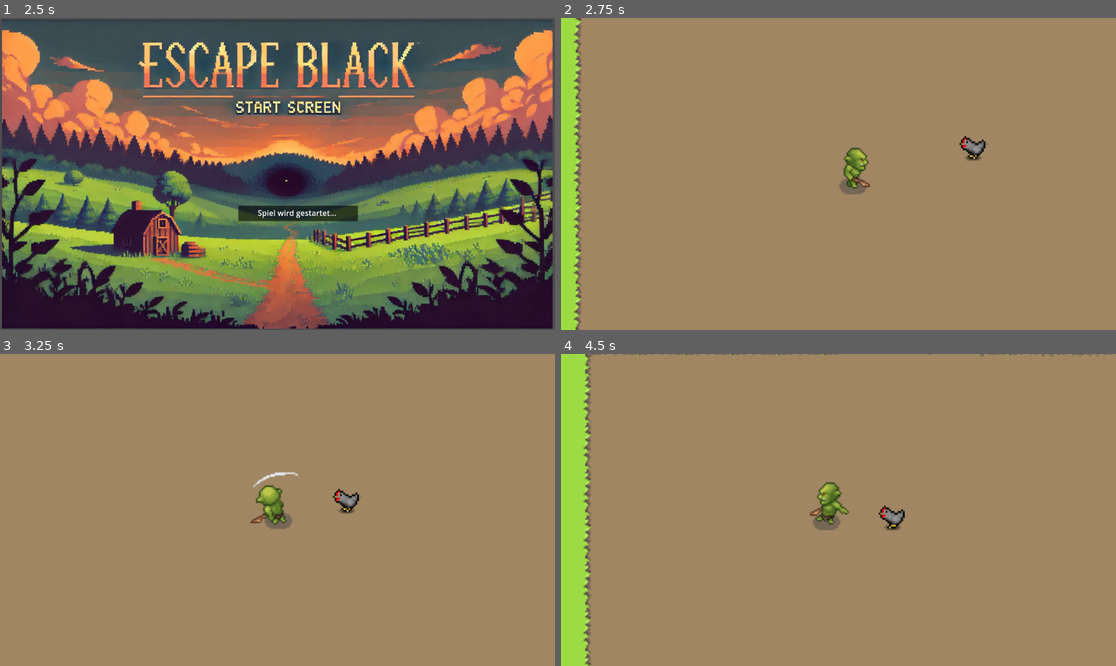
Above: before the commit, frames 1-4 (two rows, left to right).
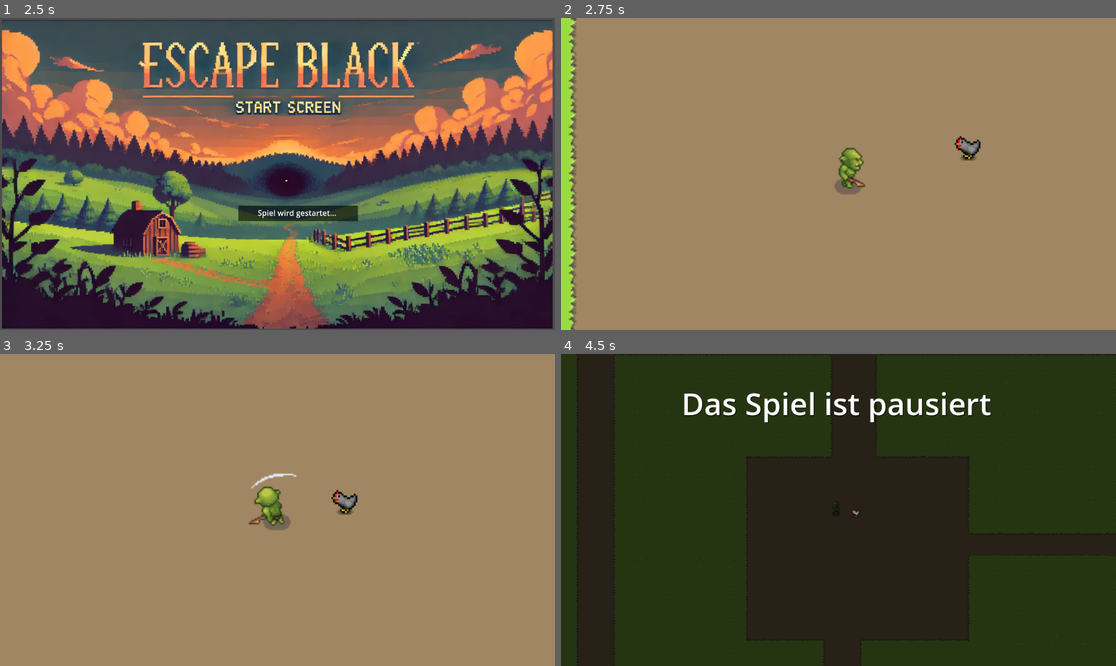
Above: after the commit, the same moments.

Repository: Ukkulleli/Escape-Black
Game: Godot game, scene res://start_screen.tscn
Same seed, same stepped clock (60 frames per second), same inputs: the game is played once before the commit and once after it.
Inputs:
- Up to frame 1 (2.5 s): tap Enter at 0.5, 2 s; hold D (right) 0.53-1.28 s; hold Space (attack) 0.53-1.28 s; hold S (down) 1.28-2.03 s; tap Space (attack) at 1.35 s; hold D (right) from 2.03 s (still down); hold Space (attack) from 2.03 s (still down)
- Up to frame 2 (2.75 s): keep holding D (right); keep holding Space (attack)
- Up to frame 3 (3.25 s): release D (right) at 2.78 s; release Space (attack) at 2.78 s; hold Up (up) from 2.78 s (still down); tap Space (attack) at 2.85 s
- Up to frame 4 (4.5 s): release Up (up) at 3.53 s; hold Space (attack) 3.53-4.28 s; hold A (left) from 3.53 s (still down); tap Tab (pause, bound only after the commit) at 4.15 s; tap Space (attack) at 4.35 s

Frame 1 is identical in both runs. In frame 2, 2.4% of the frame differs, in the area x 1-77%, y 0-100%; in frame 3, 0.6%; in frame 4, 100%, in the area x 0-100%, y 0-100%.

Commit message:
Pausiermenü

Diff:
--- a/chicken.gd
+++ b/chicken.gd
@@ -2,8 +2,10 @@
 
 @onready var player = get_node("/root/Node2D/player")
 @onready var animated_sprite = $AnimatedSprite2D
+
 var movement = Vector2.ZERO
 var character_position = Vector2.ZERO
+
 var timer = 0
 var seated = false
 
@@ -34,7 +36,6 @@
 		z_index = 1
 	if position.y < player_position.y:
 		z_index = 0
-	print(z_index)
 
 func animate():
 	if velocity.x == 0 and velocity.y == 0:
--- a/node_2d.tscn
+++ b/node_2d.tscn
@@ -7,6 +7,7 @@
 [ext_resource type="Texture2D" uid="uid://t1s1bi3ip1i4" path="res://Enemies/orc1_walk_full.png" id="4_jvnw5"]
 [ext_resource type="Texture2D" uid="uid://bica6dd3ev0q3" path="res://Enemies/Chicken_Sprite_Sheet_Black.png" id="6_3bh2i"]
 [ext_resource type="Script" path="res://chicken.gd" id="6_4uuc4"]
+[ext_resource type="Script" path="res://pause_manager.gd" id="8_0af7g"]
 
 [sub_resource type="TileSetAtlasSource" id="TileSetAtlasSource_sowcd"]
 texture = ExtResource("1_4v6gt")
@@ -1744,6 +1745,7 @@
 frame_progress = 1.0
 
 [node name="CollisionShape2D" type="CollisionShape2D" parent="chicken"]
+process_mode = 3
 position = Vector2(1.5, 5)
 shape = SubResource("RectangleShape2D_exhul")
 
@@ -1775,5 +1777,32 @@
 [node name="CollisionPolygon2D" type="CollisionPolygon2D" parent="world border"]
 polygon = PackedVector2Array(-638, -450, -640, 656, 134, 652, 134, 533, 1344, 535, 1336, -479, -642, -492, -639, -454, -809, -464, -818, -681, 1483, -690, 1483, 764, -785, 764, -818, -429)
 
+[node name="Pause Manager" type="Node2D" parent="."]
+script = ExtResource("8_0af7g")
+
+[node name="ColorRect" type="ColorRect" parent="Pause Manager"]
+offset_left = -967.0
+offset_top = -638.0
+offset_right = 1713.0
+offset_bottom = 765.0
+color = Color(0.00392157, 0.00392157, 0.00392157, 0.760784)
+
+[node name="Camera2D" type="Camera2D" parent="Pause Manager"]
+
+[node name="Title" type="Label" parent="Pause Manager"]
+anchors_preset = 5
+anchor_left = 0.5
+anchor_right = 0.5
+offset_left = -1343.0
+offset_top = -326.0
+offset_right = 1335.0
+offset_bottom = -118.0
+grow_horizontal = 2
+theme_override_colors/font_shadow_color = Color(0, 0, 0, 1)
+theme_override_font_sizes/font_size = 64
+text = "Das Spiel ist pausiert"
+horizontal_alignment = 1
+vertical_alignment = 1
+
 [connection signal="animation_finished" from="player/AnimatedSprite2D" to="player" method="_on_animated_sprite_2d_animation_finished"]
 [connection signal="area_entered" from="player/Area2D" to="player" method="_on_area_2d_area_entered"]
--- /dev/null
+++ b/pause_manager.gd
@@ -0,0 +1,30 @@
+extends "res://scene1.gd"
+
+var paused = false
+@onready var color_rect = $ColorRect
+@onready var camera1 = $Camera2D
+@onready var label1 = $Title
+@onready var camera2 = get_node("/root/Node2D/player/Camera2D")
+
+# Called when the node enters the scene tree for the first time.
+func _ready() -> void:
+	process_mode = Node.PROCESS_MODE_ALWAYS
+	color_rect.visible = false
+	label1.visible = false
+
+# Called every frame. 'delta' is the elapsed time since the previous frame.
+func _process(delta: float) -> void:
+	pause()
+	if paused:
+		color_rect.visible = true
+		camera1.make_current()
+		label1.visible = true
+	else:
+		color_rect.visible = false
+		camera2.make_current()
+		label1.visible = false
+
+func pause():
+	if Input.is_action_just_pressed("pause"):
+		paused = !paused  # Umschalten des Pausenzustands
+		get_tree().paused = paused  # Spiel pausieren oder fortsetzen
--- a/player.gd
+++ b/player.gd
@@ -7,6 +7,7 @@
 var input = Vector2.ZERO
 var direction = "down"
 var attacking = false
+var paused = false
 
 func _ready():
 	# Signal für das Ende der Animation verbinden
@@ -22,6 +23,7 @@
 		velocity = input * speed
 	else:
 		velocity = Vector2.ZERO
+
 
 	# Wenn Leertaste gedrückt wird, und ma gerade nicht angreift, wird angegriffen
 	if Input.is_action_just_pressed("attack") and !attacking:
@@ -76,9 +78,8 @@
 func _on_animation_finished():
 	attacking = false
 
-func test():
-	#get_tree().change_scene_to_file()
-	pass
+
+#get_tree().change_scene_to_file()
 
 func get_character_position() -> Vector2:
 	return self.position
--- a/project.godot
+++ b/project.godot
@@ -48,5 +48,6 @@
 }
 pause={
 "deadzone": 0.5,
-"events": []
+"events": [Object(InputEventKey,"resource_local_to_scene":false,"resource_name":"","device":-1,"window_id":0,"alt_pressed":false,"shift_pressed":false,"ctrl_pressed":false,"meta_pressed":false,"pressed":false,"keycode":0,"physical_keycode":4194306,"key_label":0,"unicode":0,"location":0,"echo":false,"script":null)
+]
 }
--- /dev/null
+++ b/scene1.gd
@@ -0,0 +1 @@
+extends Node2D
Not shown: 1 places in node_2d.tscn that only renumber resources
